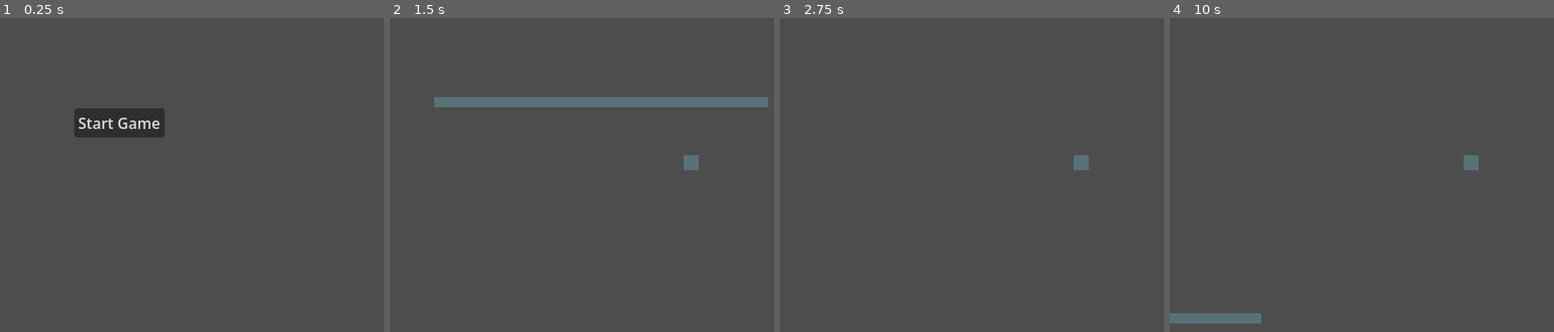
Above: before the commit, frames 1-4 (left to right).
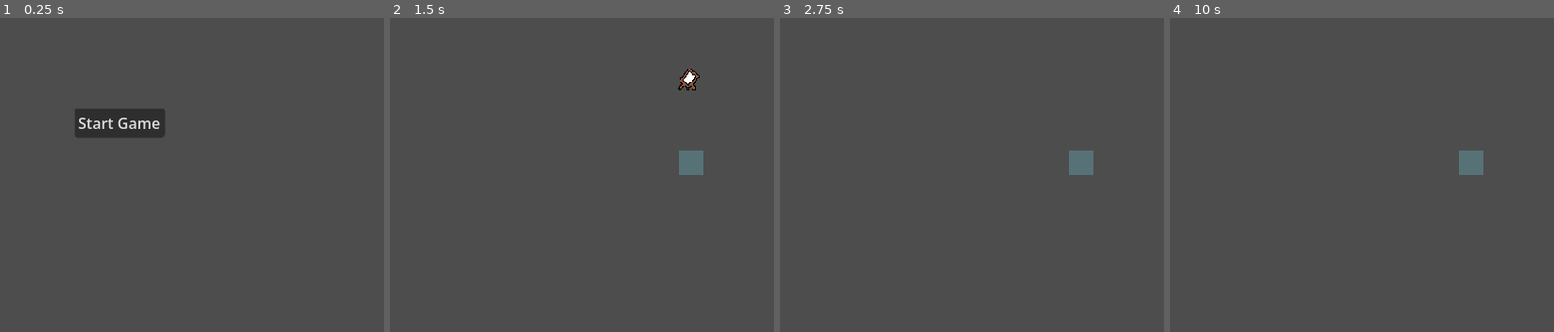
Above: after the commit, the same moments.

Repository: nathanielkaiserxyz/godot-wild-jam
Game: Godot game, scene res://scenes/level/main_menu.tscn
The game is run twice, just before and just after one commit, with the same random seed, the same clock (stepped at 60 frames per second) and the same inputs.
Inputs (mouse positions are in pixels of both pictures, inside the frame that each line leads up to):
- Up to frame 1 (0.25 s): no input
- Up to frame 2 (1.5 s): click "Start Game" at 0.5 s; tap Enter at 1.25 s; move the mouse to (662, 231) at 1.27 s; hold W (ui_up) from 1.28 s (still down); tap E (interact, bound only after the commit) at 1.35 s; click (662, 231) at 1.42 s
- Up to frame 3 (2.75 s): keep holding W (ui_up); tap Space (ui_select) at 1.52, 2.27 s; move the mouse to (outside the picture) at 2.02 s; tap E (interact, bound only after the commit) at 2.1 s; click (outside the picture) at 2.17 s
- Up to frame 4 (10 s): tap Space (ui_select) at 2.75, 3.77, 4.25, 4.52, 5.27, 5.75, 6.77, 7.52, 8.27, 9.77 s; move the mouse to (1289, 112) at 2.77 s; release W (ui_up) at 2.78 s; hold A (ui_left) 2.78-4.28 s; tap E (interact, bound only after the commit) every 0.75 s from 2.85 to 9.6 s; click (1289, 112) at 2.92 s; tap Enter at 3.5, 5 s; move the mouse to (1500, 162) at 3.52 s; click (1500, 162) at 3.67 s; move the mouse to (1381, 77) at 4.27 s; hold S (ui_down) 4.28-5.03 s; click (1381, 77) at 4.42 s; move the mouse to (outside the picture) at 5.02 s; hold D (ui_right) 5.03-5.78 s; click (outside the picture) at 5.17 s; move the mouse to (1350, 178) at 5.77 s; hold W (ui_up) 5.78-6.53 s; click (1350, 178) at 5.92 s; move the mouse to (1530, 87) at 6.52 s; hold D (ui_right) 6.53-8.78 s; click (1530, 87) at 6.67 s; move the mouse to (1442, 231) at 7.27 s; click (1442, 231) at 7.42 s; move the mouse to (outside the picture) at 8.02 s; click (outside the picture) at 8.17 s; move the mouse to (1289, 112) at 8.77 s; hold S (ui_down) 8.78-9.53 s; click (1289, 112) at 8.92 s; move the mouse to (1500, 162) at 9.52 s; hold A (ui_left) from 9.53 s (still down); click (1500, 162) at 9.67 s

The runs differ from the first frame. In frame 2, 3.4% of the frame differs, in the area x 11-99%, y 16-50%; in frame 3, 0.3%; in frame 4, 1.1%.

Commit message:
art_reject level added easel and drawing

Diff:
--- a/project.godot
+++ b/project.godot
@@ -65,6 +65,11 @@
 , Object(InputEventKey,"resource_local_to_scene":false,"resource_name":"","device":-1,"window_id":0,"alt_pressed":false …(186 unchanged characters)…
 ]
 }
+interact={
+"deadzone": 0.2,
+"events": [Object(InputEventKey,"resource_local_to_scene":false,"resource_name":"","device":-1,"window_id":0,"alt_pressed":false,"shift_pressed":false,"ctrl_pressed":false,"meta_pressed":false,"pressed":false,"keycode":0,"physical_keycode":69,"key_label":0,"unicode":101,"location":0,"echo":false,"script":null)
+]
+}
 
 [physics]
 
@@ -72,6 +77,8 @@
 
 [rendering]
 
+textures/canvas_textures/default_texture_filter=0
 rendering_device/driver.windows="d3d12"
 renderer/rendering_method="gl_compatibility"
 renderer/rendering_method.mobile="gl_compatibility"
+2d/snap/snap_2d_vertices_to_pixel=true
--- a/scenes/level/art_reject.tscn
+++ b/scenes/level/art_reject.tscn
@@ -1,13 +1,62 @@
 [gd_scene format=3 uid="uid://b74fr4354t5e8"]
 
 [ext_resource type="PackedScene" uid="uid://b156telh6bhwe" path="res://scenes/player/player.tscn" id="1_3f7yb"]
-[ext_resource type="Texture2D" uid="uid://dnj26fyxpm43b" path="res://assets/player/player.png" id="2_gclxb"]
+[ext_resource type="Script" uid="uid://dn4yc6oxu7n6t" path="res://scripts/easel.gd" id="2_5l45i"]
+[ext_resource type="Texture2D" uid="uid://l41f3m10bi2e" path="res://assets/world/easel.png" id="2_gclxb"]
+[ext_resource type="Script" uid="uid://bx0ku7dpnsf05" path="res://scripts/drawing_ui.gd" id="4_s522x"]
+
+[sub_resource type="RectangleShape2D" id="RectangleShape2D_gclxb"]
+size = Vector2(39, 37)
 
 [node name="ArtReject" type="Node2D" unique_id=225717566]
 
 [node name="Player" parent="." unique_id=1453906378 instance=ExtResource("1_3f7yb")]
 position = Vector2(191, 189)
 
-[node name="Sprite2D" type="Sprite2D" parent="." unique_id=1833314472]
-scale = Vector2(22.136974, 0.62648565)
+[node name="Area2D" type="Area2D" parent="." unique_id=1420443429]
+script = ExtResource("2_5l45i")
+
+[node name="CollisionShape2D" type="CollisionShape2D" parent="Area2D" unique_id=1118662099]
+visibility_layer = 2
+position = Vector2(188.5, 18.5)
+shape = SubResource("RectangleShape2D_gclxb")
+
+[node name="Sprite2D" type="Sprite2D" parent="Area2D" unique_id=378053745]
+position = Vector2(190, 17)
 texture = ExtResource("2_gclxb")
+
+[node name="CanvasLayer" type="CanvasLayer" parent="." unique_id=1006321302]
+layer = 2
+
+[node name="Drawing_UI" type="Control" parent="CanvasLayer" unique_id=207785635]
+process_mode = 3
+visible = false
+layout_mode = 3
+anchors_preset = 15
+anchor_right = 1.0
+anchor_bottom = 1.0
+grow_horizontal = 2
+grow_vertical = 2
+mouse_filter = 2
+script = ExtResource("4_s522x")
+
+[node name="ColorRect" type="ColorRect" parent="CanvasLayer/Drawing_UI" unique_id=697614881]
+layout_mode = 0
+offset_left = 11.0
+offset_top = 34.0
+offset_right = 51.0
+offset_bottom = 74.0
+scale = Vector2(7.707457, 7.2177525)
+mouse_filter = 2
+
+[node name="Button" type="Button" parent="CanvasLayer/Drawing_UI" unique_id=1502694325]
+layout_mode = 0
+offset_left = 346.0
+offset_top = 291.0
+offset_right = 394.0
+offset_bottom = 322.0
+text = "close"
+
+[connection signal="body_entered" from="Area2D" to="Area2D" method="_on_body_entered"]
+[connection signal="body_exited" from="Area2D" to="Area2D" method="_on_body_exited"]
+[connection signal="pressed" from="CanvasLayer/Drawing_UI/Button" to="CanvasLayer/Drawing_UI" method="_on_button_pressed"]
--- a/scenes/player/player.tscn
+++ b/scenes/player/player.tscn
@@ -19,14 +19,14 @@
 
 [node name="Player" type="Node2D" unique_id=1453906378]
 
-[node name="CharacterBody2D" type="CharacterBody2D" parent="." unique_id=507444044]
+[node name="Player" type="CharacterBody2D" parent="." unique_id=507444044]
 script = ExtResource("1_dovo2")
 
-[node name="CollisionShape2D" type="CollisionShape2D" parent="CharacterBody2D" unique_id=716539908]
+[node name="CollisionShape2D" type="CollisionShape2D" parent="Player" unique_id=716539908]
 shape = SubResource("RectangleShape2D_lvxji")
 
-[node name="AnimatedSprite2D" type="AnimatedSprite2D" parent="CharacterBody2D" unique_id=2110100891]
+[node name="AnimatedSprite2D" type="AnimatedSprite2D" parent="Player" unique_id=2110100891]
 sprite_frames = SubResource("SpriteFrames_p47bc")
 
-[node name="Camera2D" type="Camera2D" parent="CharacterBody2D" unique_id=1654703418]
-zoom = Vector2(0.5, 0.5)
+[node name="Camera2D" type="Camera2D" parent="Player" unique_id=1654703418]
+zoom = Vector2(0.8, 0.8)
--- /dev/null
+++ b/scripts/drawing_ui.gd
@@ -0,0 +1,26 @@
+extends Control
+
+var drawing: bool = false
+var current_line: Line2D
+
+func _input(event):
+	if not visible:
+		return
+
+	if event is InputEventMouseButton and event.button_index == MOUSE_BUTTON_LEFT:
+		if event.pressed:
+			drawing = true
+			current_line = Line2D.new()
+			current_line.default_color = Color.GOLD
+			current_line.width = 5.0
+			add_child(current_line)
+			current_line.add_point(get_local_mouse_position())
+		else:
+			drawing = false
+
+	if event is InputEventMouseMotion and drawing:
+		current_line.add_point(get_local_mouse_position())
+
+func _on_button_pressed() -> void:
+	self.visible = false
+	get_tree().paused = false
--- /dev/null
+++ b/scripts/easel.gd
@@ -0,0 +1,21 @@
+extends Area2D
+
+var player_in_range: bool = false
+@export var drawing_screen_path: NodePath
+
+func _on_body_entered(body):
+	if body.name == "Player":
+		player_in_range = true
+
+func _on_body_exited(body):
+	if body.name == "Player":
+		player_in_range = false
+
+func _process(_delta):
+	if player_in_range and Input.is_action_just_pressed("interact"):
+		open_drawing_screen()
+
+func open_drawing_screen():
+	var ui = get_node("../CanvasLayer/Drawing_UI")
+	ui.visible = true
+	get_tree().paused = true
Binary file added: assets/world/easel.png
Not shown, added: assets/world/easel.png.import
Not shown, added: scripts/drawing_ui.gd.uid
Not shown, added: scripts/easel.gd.uid
